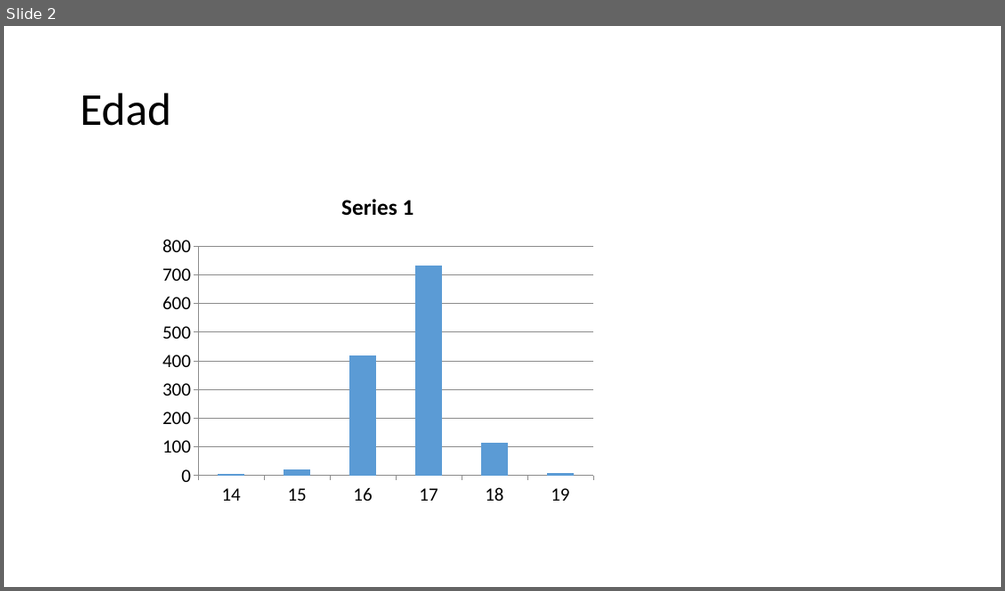
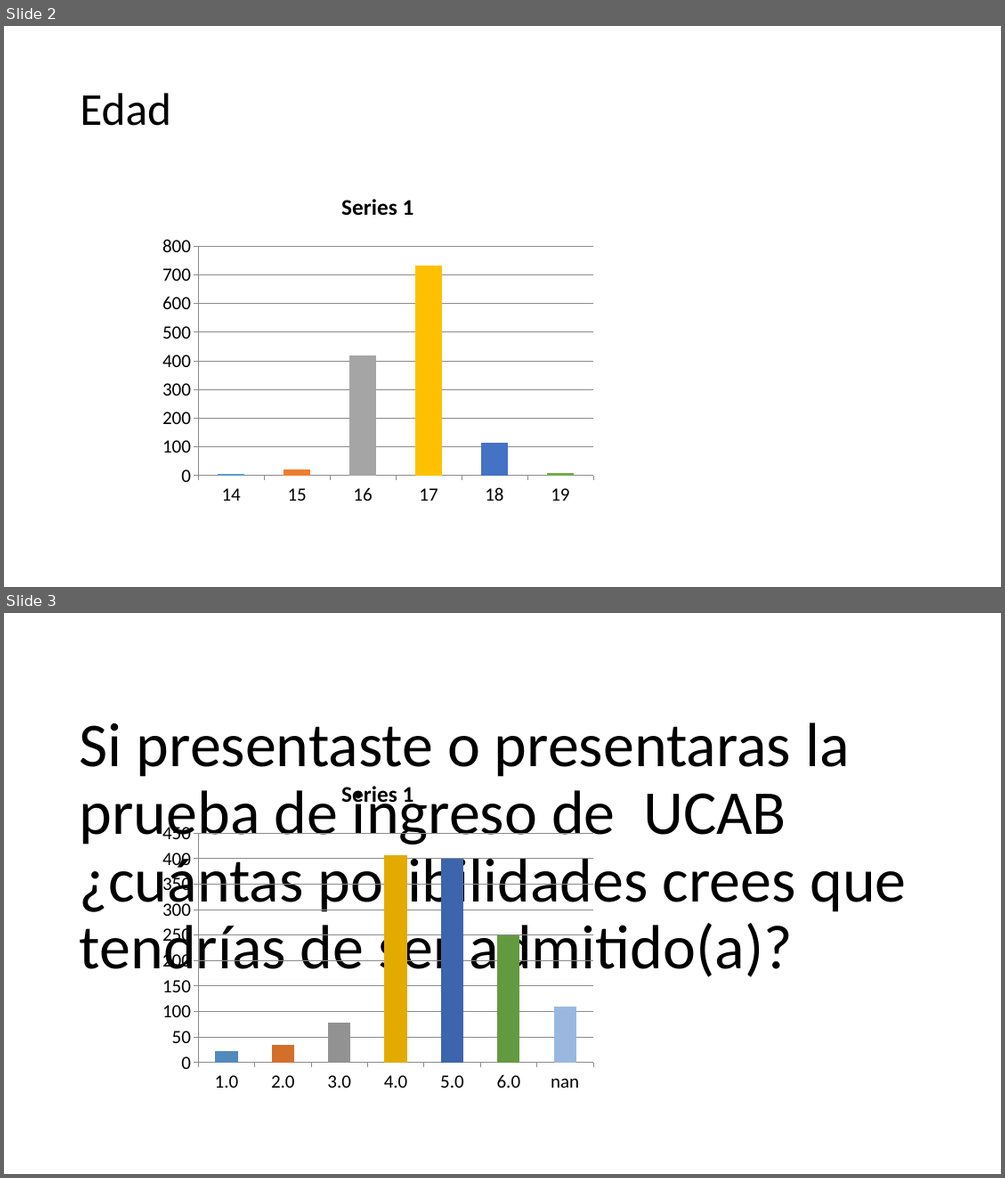
Before and after one commit to david-monroy/sistema-aid, a slide deck: sistemaaid/backend/ia/presentaciones/pruebapresentaciones.pptx. Shown one above the other, each under a label of ours: slide 2 before the commit, slides 2 and 3 after it. The pictures are 1005x591 and 1005x1178 pixels, drawn with LibreOffice and Linux fonts; fonts in the diff are those of the drawing. Boxes give left, top, right and bottom in pixels: in the first picture for what was removed or moved away, otherwise in the second. Text is boxed around its words. In the diff, an @@ line names an element or a change of style, - is before the commit and + after.

Commit message:
Presentación con más de 2 preguntas

```diff
--- a/sistemaaid/backend/ia/presentaciones/pruebapresentaciones.pptx
+++ b/sistemaaid/backend/ia/presentaciones/pruebapresentaciones.pptx
@@ slide 3 added at box(4, 613, 1001, 1174), background #FFFFFF @@
@@ title added at box(80, 722, 906, 983), 60 pt, text #000000 @@
+Si presentaste o presentaras la prueba de ingreso de UCAB ¿cuántas posibilidades crees que tendrías de ser admitido(a)?
@@ column chart added at box(154, 763, 602, 1099) @@
+title "Series 1"
+categories: 1.0, 2.0, 3.0, 4.0, 5.0, 6.0, nan
+Series 1: 20, 30, 80, 410, 400, 250, 110
@@ slide 2 changed as well @@
@@ column chart at box(154, 176, 602, 512) @@
@@ colours of single points changed @@
@@ category axis changed @@
@@ bar spacing changed @@
```
Also in this commit, not shown: 4 other files.
